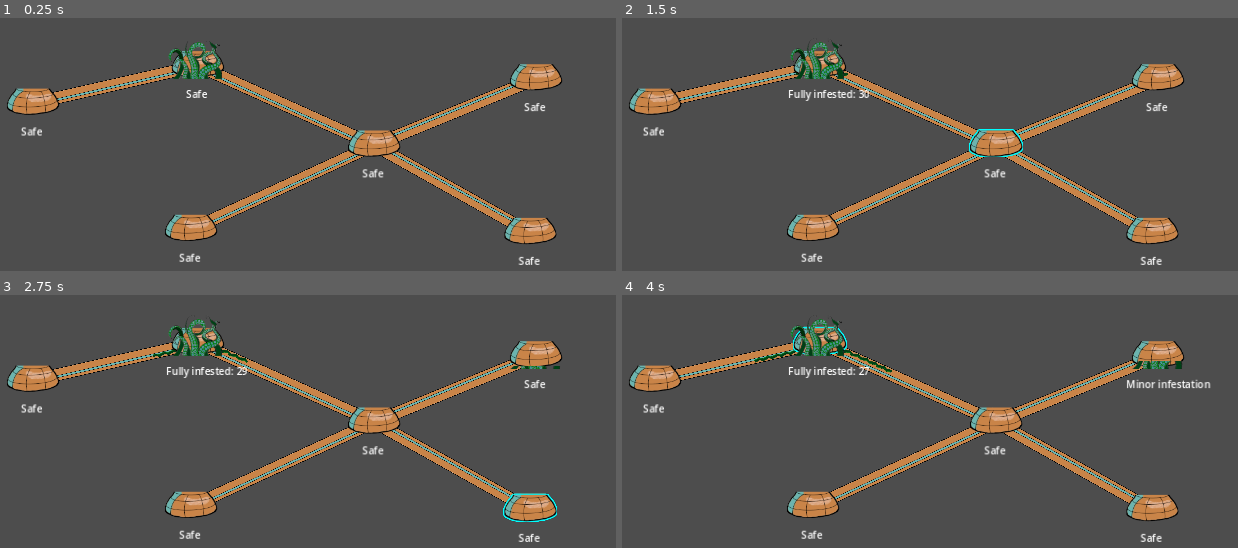
Above: before the commit, frames 1-4 (two rows, left to right).
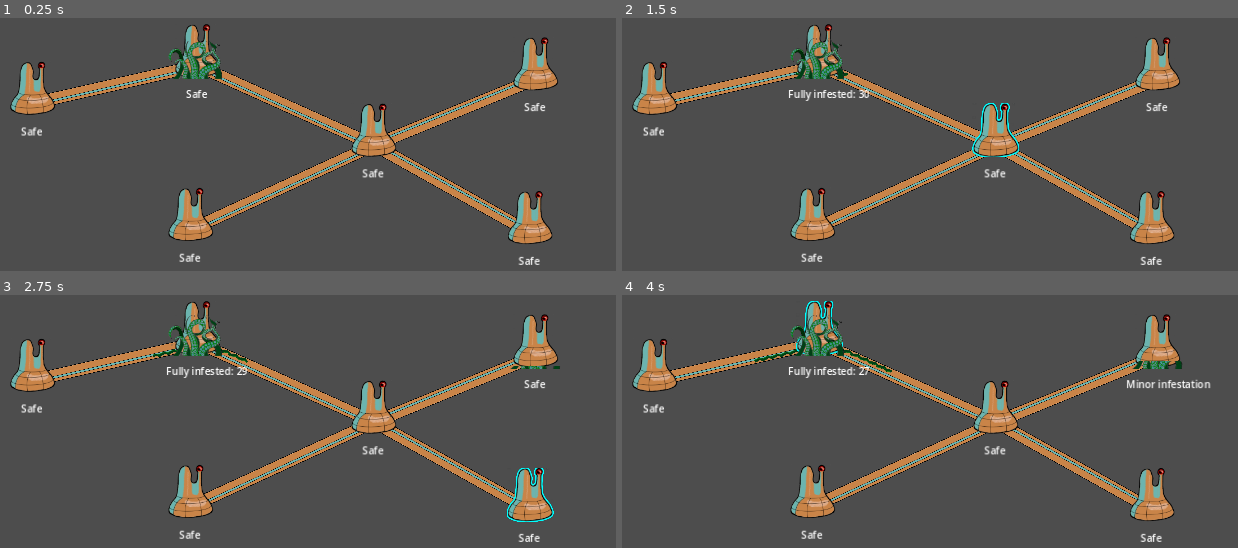
Above: after the commit, the same moments.

Repository: Aveli-games/contra-tentacula
Game: Godot game, scene res://testing/test_spread.tscn
Same seed, same stepped clock (60 frames per second), same inputs: the game is played once before the commit and once after it. This scene is started directly instead of the project's main scene.
Inputs (mouse positions are in pixels of both pictures, inside the frame that each line leads up to):
- Up to frame 1 (0.25 s): no input
- Up to frame 2 (1.5 s): tap Enter at 0.5 s; move the mouse to (1157, 63) at 0.52 s; click (1157, 63) at 0.67 s; tap Space at 1.25 s; move the mouse to (997, 129) at 1.27 s; click (997, 129) at 1.42 s
- Up to frame 3 (2.75 s): tap Enter at 2 s; move the mouse to (529, 494) at 2.02 s; click (529, 494) at 2.17 s
- Up to frame 4 (4 s): tap Space at 2.75 s; move the mouse to (812, 492) at 2.77 s; click (812, 492) at 2.92 s; tap Enter at 3.5 s; move the mouse to (819, 327) at 3.52 s; click (819, 327) at 3.67 s

The runs differ from the first frame. In frame 1, 4.4% of the frame differs, in the area x 1-92%, y 2-90%; in frame 2, 4.6%; in frame 3, 4.5%; in frame 4, 4.5%.

Commit message:
Show flower when dome lost

Diff:
--- a/dome.gd
+++ b/dome.gd
@@ -122,6 +122,7 @@
 	infestation_stage = Globals.InfestationStage.LOST
 	$DomeStatus.text = "Lost"
 	$Building/BuildingSprite.modulate = Color.DIM_GRAY
+	$Building/FlowerSprite.show()
 
 func _on_resource_generation_timer_timeout():
 	if resource_type != Globals.ResourceType.RESEARCH:
--- a/dome.tscn
+++ b/dome.tscn
@@ -1,9 +1,10 @@
-[gd_scene load_steps=8 format=3 uid="uid://dc3j5h50tp0m2"]
+[gd_scene load_steps=9 format=3 uid="uid://dc3j5h50tp0m2"]
 
 [ext_resource type="Script" path="res://dome.gd" id="1_n1lt3"]
-[ext_resource type="Texture2D" uid="uid://be0sefnhug70t" path="res://art/dome_sprites/Dome_base_96.png" id="2_s0vf2"]
 [ext_resource type="Shader" path="res://squad.gdshader" id="2_sn5md"]
 [ext_resource type="Texture2D" uid="uid://wu2hvnkh20a3" path="res://art/dome_sprites/infestation_test_96.png" id="3_1jsn0"]
+[ext_resource type="Texture2D" uid="uid://4hr5ufqb61s6" path="res://art/dome_sprites/Dome_hq_96.png" id="3_xavjx"]
+[ext_resource type="Texture2D" uid="uid://bcwcq1tkcs0re" path="res://art/dome_sprites/flower_128.png" id="4_bqksm"]
 [ext_resource type="PackedScene" uid="uid://djyatif2t3g15" path="res://building_slot.tscn" id="4_vpp8u"]
 
 [sub_resource type="RectangleShape2D" id="RectangleShape2D_ypw7x"]
@@ -19,7 +20,6 @@
 [node name="Dome" type="Area2D"]
 position = Vector2(593, 342)
 script = ExtResource("1_n1lt3")
-resource_type = null
 
 [node name="SelectionArea" type="Area2D" parent="."]
 
@@ -50,7 +50,15 @@
 material = SubResource("ShaderMaterial_o25pg")
 position = Vector2(0, -24)
 scale = Vector2(0.9, 0.9)
-texture = ExtResource("2_s0vf2")
+texture = ExtResource("3_xavjx")
+
+[node name="FlowerSprite" type="Sprite2D" parent="Building"]
+visible = false
+material = SubResource("ShaderMaterial_o25pg")
+position = Vector2(13, -58)
+rotation = 0.523599
+scale = Vector2(0.545625, 0.545625)
+texture = ExtResource("4_bqksm")
 
 [node name="InfestationProgress" type="TextureProgressBar" parent="Building"]
 offset_left = -47.0
@@ -77,6 +85,7 @@
 position = Vector2(34, 0)
 
 [node name="CollisionPolygonHitBox" type="CollisionPolygon2D" parent="."]
+visible = false
 position = Vector2(0, -24)
 scale = Vector2(0.9, 0.9)
 polygon = PackedVector2Array(31, 1.6, 42, 13.6, 42, 15.8, 47, 25.8, 47, 34, 45.7, 34, 44.7, 37, 42.4, 37, 37.4, 41, 34. …(217 unchanged characters)…
Binary file changed: art/dome_sprites/SpaceBlossum.png
Binary file added: art/dome_sprites/flower_128.png
Not shown, added: art/dome_sprites/flower_128.png.import
